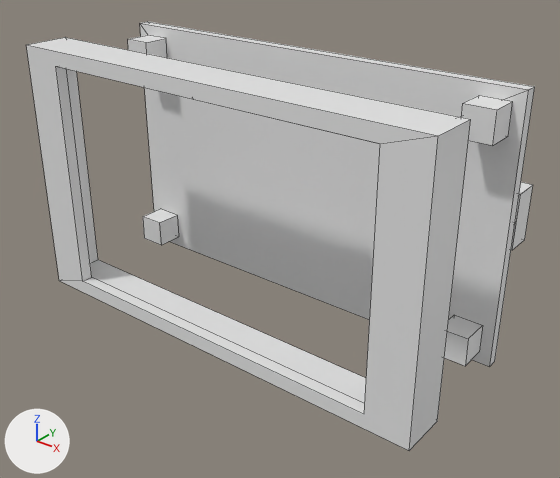
An edit to the Blender file ShiftOled/shift oled box.blend, drawn before and after from the same camera.
Camera for both pictures: a 50 mm lens placed at (76.6, -81.0, 50.0), pointed at (1.8, 12.6, -8.0). Arrows for +X, +Y and +Z are at lower left; the lights stay in place. Mesh edges are drawn as thin lines.

Before the edit, the objects in view are built like this:
```python
ob_cube = bpy.data.objects.new('Cube', me_cube_001)
ob_cube.location = (0.0, -4.522, 0.0)
ob_cube.scale = (0.775, 0.0625, 0.5)
ob_cube_001 = bpy.data.objects.new('Cube.001', me_cube_004)
ob_cube_001.location = (0.0, -5.0, 0.0)
ob_cube_001.scale = (0.963, 0.1, 0.562)
ob_cube_002 = bpy.data.objects.new('Cube.002', me_cube_005)
ob_cube_002.location = (0.0, 2.042, 0.0)
ob_cube_002.scale = (0.912, 0.125, 0.512)
ob_cube_003 = bpy.data.objects.new('Cube.003', me_cube_006)
ob_cube_003.location = (0.0, 21.2, 0.0)
ob_cube_003.scale = (0.963, 0.025, 0.562)
ob_cube_004 = bpy.data.objects.new('Cube.004', me_cube_007)
ob_cube_004.location = (34.0, 17.7, 18.0)
ob_cube_004.scale = (0.0625, 0.0625, 0.0625)
ob_cube_005 = bpy.data.objects.new('Cube.005', me_cube)
ob_cube_005.location = (0.0, 21.19, 12.5)
ob_cube_005.scale = (0.025, 0.004, 0.0025)
ob_cube_006 = bpy.data.objects.new('Cube.006', me_cube_002)
ob_cube_006.location = (0.0, 30.3, 0.0)
ob_cube_006.scale = (0.035, 0.002, 0.0025)
ob_cube_007 = bpy.data.objects.new('Cube.007', me_cube_003)
ob_cube_007.location = (30.0, 34.8, -2.5)
ob_cube_007.scale = (0.005, 0.0025, 0.005)
```
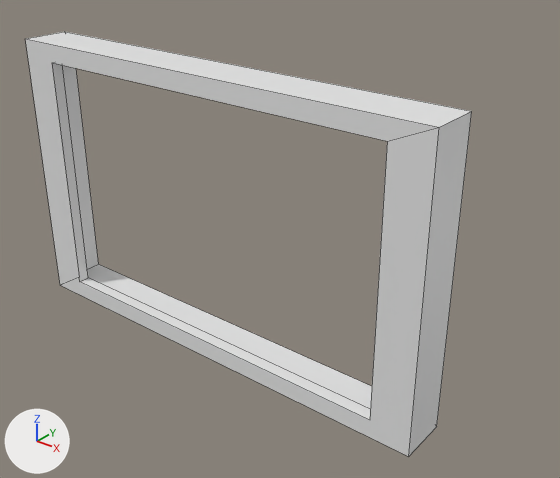
ob_cube_002 is not drawn itself; it is used by a modifier of ob_cube_001.
ob_cube is not drawn itself; it is used by a modifier of ob_cube_001.
ob_cube_005 is not drawn itself; it is used by a modifier of ob_cube_003.

The change, as a list of edits to the scene's bpy script:
```text
Change ob_cube_002:
    ob_cube_002.scale: (0.912, 0.125, 0.512) -> (0.912, 0.125, 0.537)
Change ob_cube:
    ob_cube.scale: (0.775, 0.0625, 0.5) -> (0.8, 0.0625, 0.512)
Change ob_cube_001:
    ob_cube_001.scale: (0.963, 0.1, 0.562) -> (0.963, 0.1, 0.588)
Change ob_cube_005:
    ob_cube_005.location: (0.0, 21.19, 12.5) -> (0.0, 21.19, 14.0)
Change ob_cube_003:
    ob_cube_003.scale: (0.963, 0.025, 0.562) -> (0.963, 0.025, 0.588)
    add ob_cube_003.hide_set(True)  # its collection is switched off
Change ob_cube_004:
    ob_cube_004.location: (34.0, 17.7, 18.0) -> (34.0, 17.7, 19.0)
    add ob_cube_004.hide_set(True)  # its collection is switched off
Change ob_cube_007:
    add ob_cube_007.hide_set(True)  # its collection is switched off
Change ob_cube_006:
    add ob_cube_006.hide_set(True)  # its collection is switched off
```

Pixel boxes (x1, y1, x2, y2) of what changed, in the pictures (560 x 478 px):
'Cube.001', rescaled: before (26, 37, 471, 451); after (25, 32, 472, 457)
'Cube.003', hidden: before (140, 21, 535, 367)
'Cube.004', hidden: before (128, 35, 513, 366)
'Cube.007', hidden: before (511, 182, 533, 250)
'Cube.006', hidden: before (515, 194, 520, 223)
